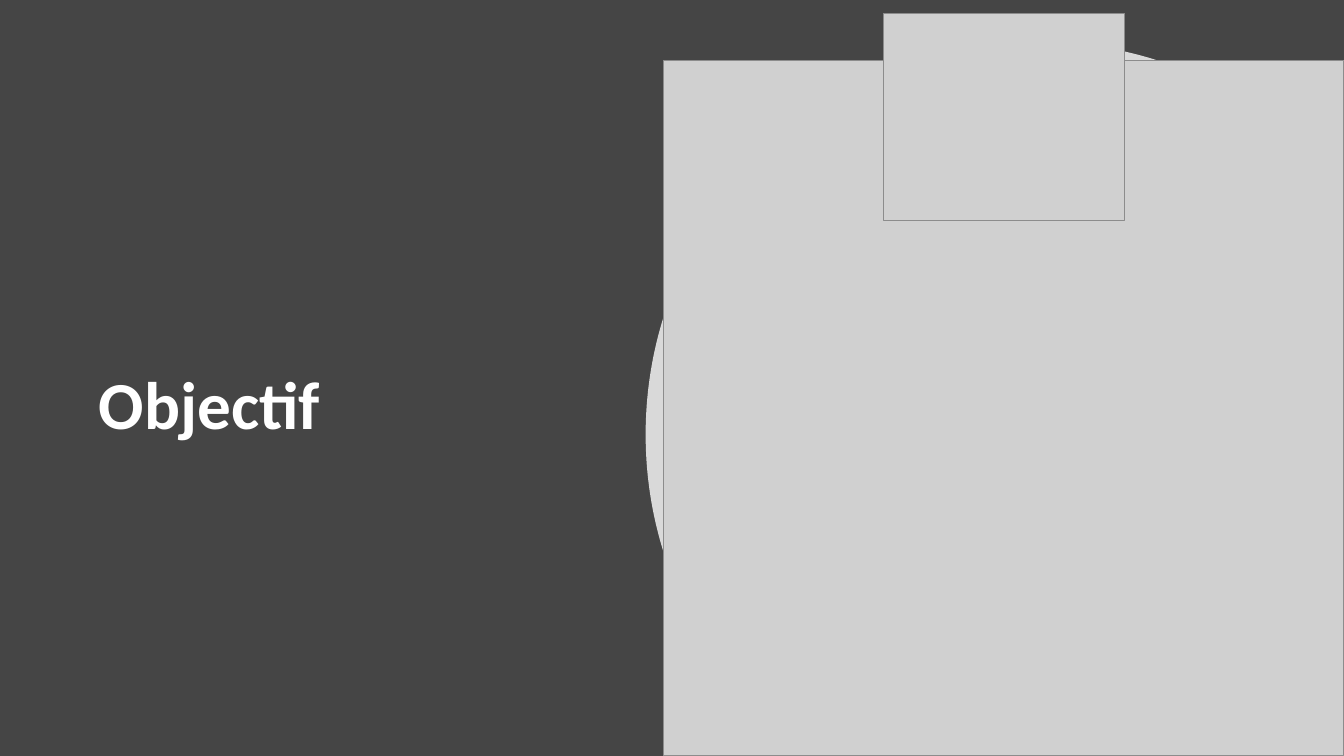
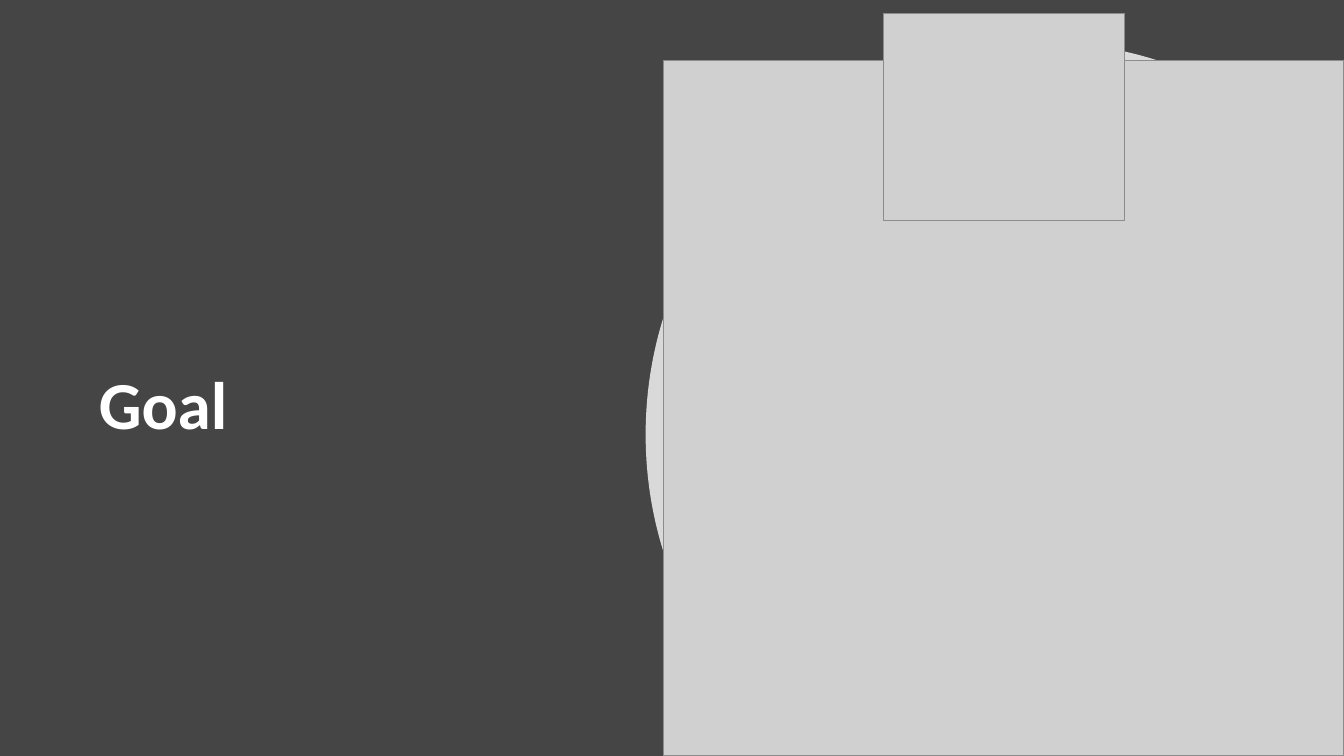
Before and after one commit to Artoliz/OfficeRage, a slide deck: slide 10 of Office_Rage_Presentation.pptx. Drawn at 1344x756 pixels with LibreOffice and Linux fonts; fonts in the diff are those of the drawing; grey boxes stand for pictures. Boxes give left, top, right and bottom in pixels: in the first picture for what was removed or moved away, otherwise in the second. Text is boxed around its words. In the diff, an @@ line names an element or a change of style, - is before the commit and + after.

```diff
--- a/Office_Rage_Presentation.pptx
+++ b/Office_Rage_Presentation.pptx
@@ title at (x1=99, y1=382, x2=227, y2=430): text changed @@
-Objectif
+Goal
```
Also in this commit, not shown: 8 other files.
